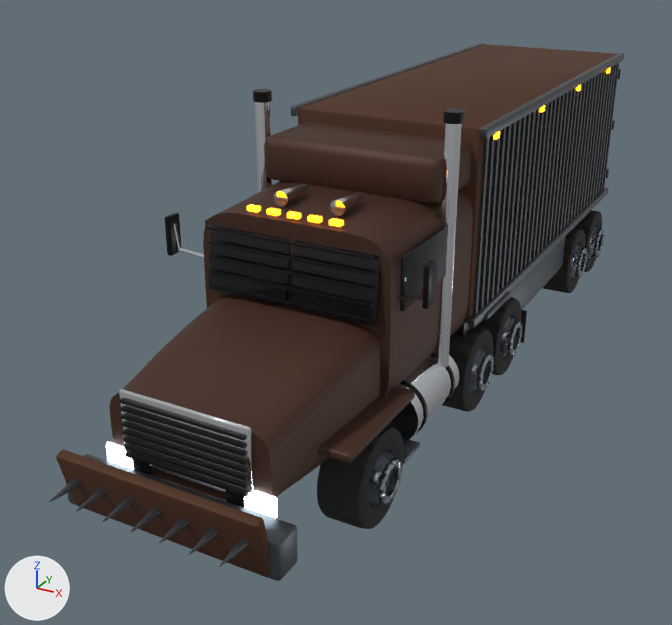
Renders of the glTF model godot-world-fracture/models/fleet/war-rig.glb from each side of a commit.
Both versions are drawn from a 50 mm camera at (4.85, -11.17, 6.03) aimed at (-0.66, -1.14, 1.02). The lights are fixed; the arrows at lower left show +X, +Y and +Z. The first picture is the older version. Where no turn or scale is listed for an object, it has been applied to the vertices. Vertices at exactly the same position are counted once.

Script lines for the objects in view, before the commit:
```python
ob_body = bpy.data.objects.new('Body', me_hood)
ob_body.location = (0.0, 0.0, 0.0)
ob_wheeld1r = bpy.data.objects.new('WheelD1R', me_tyre_003)
ob_wheeld1r.location = (1.08, -0.95, 0.55)
ob_wheeld2r = bpy.data.objects.new('WheelD2R', me_tyre_005)
ob_wheeld2r.location = (1.08, 0.2, 0.55)
ob_wheelfr = bpy.data.objects.new('WheelFR', me_tyre_001)
ob_wheelfr.location = (1.08, -3.75, 0.55)
# also in view: 'WheelT1R' at (1.13, 3.6, 0.55); 'WheelT2R' at (1.13, 4.72, 0.55)
```
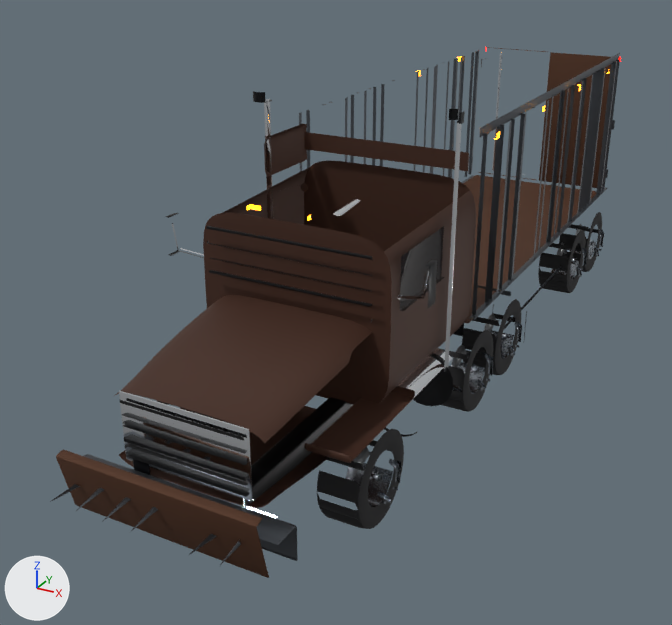
Boxes [x1, y1, x2, y2] around the edits, measured in the pictures (672 x 625 px):
'Body', reshaped: before [49, 43, 625, 581]; after [50, 47, 622, 578]
'WheelFR', reshaped: before [317, 426, 404, 529]; after [317, 428, 404, 529]
'WheelD1R', reshaped: before [442, 326, 494, 412]; after [439, 330, 494, 412]
part 1 of me_hood, deleted: before [106, 43, 611, 543]
part 2 of me_hood, cut back: before [49, 44, 625, 581]; after [81, 188, 608, 557]
part 3 of me_tyre_001, deleted: before [379, 477, 386, 503]
part 4 of me_tyre_001, deleted: before [390, 474, 402, 499]
part 5 of me_tyre_001, deleted: before [382, 458, 399, 475]
part 6 of me_tyre_001, deleted: before [317, 426, 402, 507]
part 7 of me_tyre_003, deleted: before [477, 367, 484, 389]
part 8 of me_tyre_003, deleted: before [484, 368, 494, 388]
part 9 of me_tyre_003, deleted: before [480, 354, 492, 366]
part 10 of me_tyre_003, deleted: before [449, 326, 494, 394]

What the commit changed:
me_hood is used by ob_body; location (0.0, 0.0, 0.0).
me_hood had 7247 vertices, 13020 faces and spanned x -1.61..1.61, y -6.13..5.57, z 0.14..4.04.
me_hood now has 2715 vertices, 3185 faces and spans x -1.6..1.61, y -6.13..5.57, z 0.2..4.04.
me_hood part 1: 38 loose pieces with 1143 vertices, spanning x -1.35..1.35, y -6.13..5.57, z 0.14..3.71, are deleted.
me_hood part 2: 27 vertices moved within x -1.57..1.33, y -5.67..5.49, z 0.78..3.07; 3389 vertices removed from x -1.61..1.6, y -6.09..5.57, z 0.28..4.04.
me_tyre_001 is used by ob_wheelfr; location (1.08, -3.75, 0.55).
me_tyre_001 had 2740 vertices, 5026 faces and spanned x -0.25..0.36, y -0.547..0.547, z -0.55..0.547.
me_tyre_001 now has 950 vertices, 1269 faces and spans x -0.239..0.358, y -0.547..0.547, z -0.55..0.532.
me_tyre_001 part 3: the loose piece of 126 vertices spanning x 0.3..0.36, y -0.199..-0.155, z -0.14..0.14 is deleted.
me_tyre_001 part 4: the loose piece of 126 vertices spanning x 0.3..0.36, y 0.013..0.237, z -0.237..-0.013 is deleted.
me_tyre_001 part 5: the loose piece of 126 vertices spanning x 0.3..0.36, y -0.14..0.14, z 0.155..0.199 is deleted.
me_tyre_001 part 6: 1373 vertices removed from x -0.25..0.36, y -0.529..0.546, z -0.55..0.547.
Other edits to the shape of me_tyre_001 do not show in these pictures.
me_tyre_003 is used by ob_wheeld1r; location (1.08, -0.95, 0.55).
me_tyre_003 had 2740 vertices, 5026 faces and spanned x -0.25..0.36, y -0.547..0.547, z -0.55..0.547.
me_tyre_003 now has 950 vertices, 1269 faces and spans x -0.239..0.358, y -0.547..0.547, z -0.55..0.532.
me_tyre_003 part 7: the loose piece of 126 vertices spanning x 0.3..0.36, y -0.199..-0.155, z -0.14..0.14 is deleted.
me_tyre_003 part 8: the loose piece of 126 vertices spanning x 0.3..0.36, y 0.013..0.237, z -0.237..-0.013 is deleted.
me_tyre_003 part 9: the loose piece of 126 vertices spanning x 0.3..0.36, y -0.14..0.14, z 0.155..0.199 is deleted.
me_tyre_003 part 10: 1373 vertices removed from x -0.25..0.36, y -0.529..0.546, z -0.55..0.547.
Other edits to the shape of me_tyre_003 do not show in these pictures.
